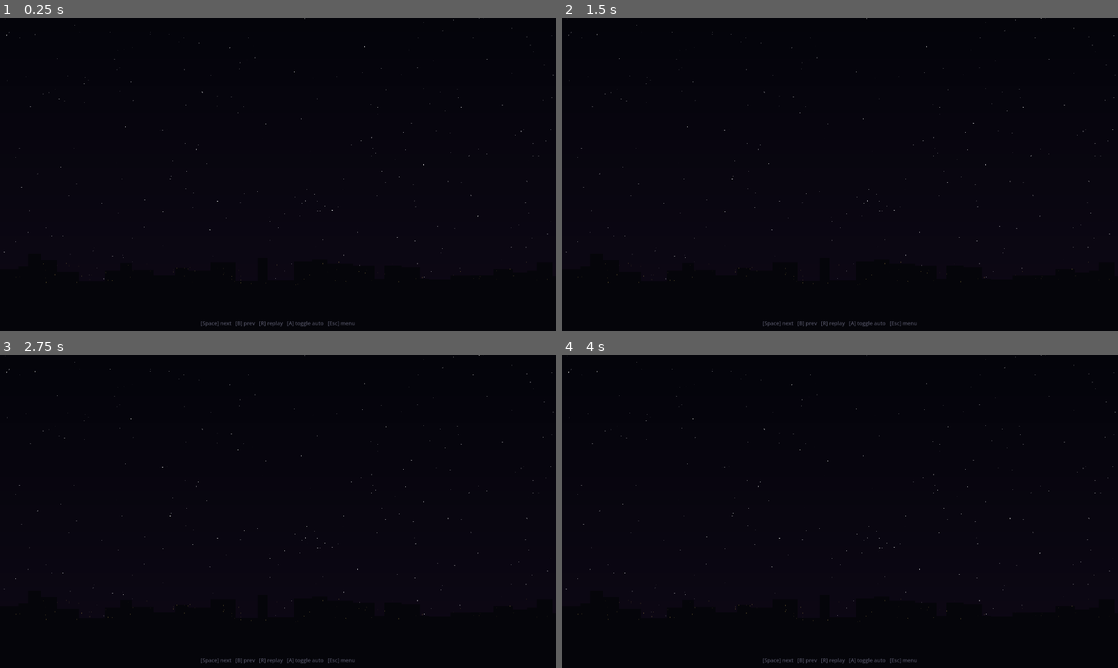
Above: before the commit, frames 1-4 (two rows, left to right).
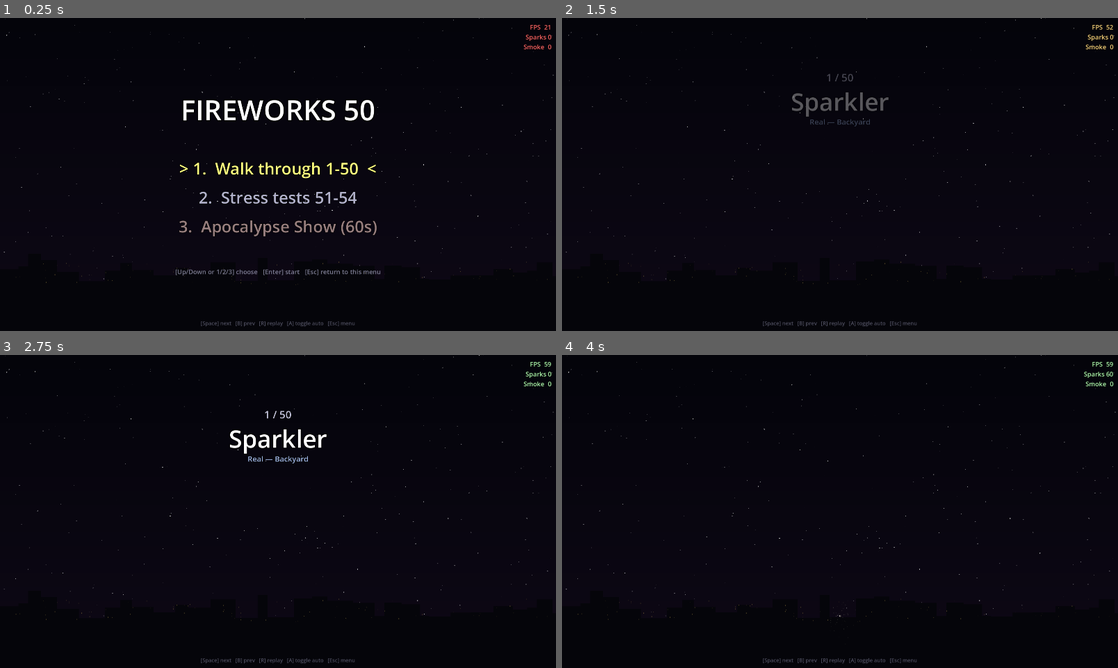
Above: after the commit, the same moments.

Repository: missingpagestudios/fireworks-demo
Game: Godot game, scene res://scenes/main.tscn
Two runs of this game, one before a commit and one after it. Both use one fixed random seed, a clock stepped at 60 frames per second and the inputs below.
Inputs:
- Up to frame 1 (0.25 s): no input
- Up to frame 2 (1.5 s): tap Enter at 0.5 s; hold Up 0.53-1.28 s; tap Space (next_firework) at 0.6 s; hold Down from 1.28 s (still down); tap B (prev_firework) at 1.35 s
- Up to frame 3 (2.75 s): tap Space (next_firework) at 2 s; release Down at 2.03 s; hold Up from 2.03 s (still down); tap R (replay_firework) at 2.1 s
- Up to frame 4 (4 s): tap Enter at 2.75 s; tap A (toggle_auto) at 2.85 s; tap Space (next_firework) at 3.5 s; release Up at 3.53 s; hold Down from 3.53 s (still down); tap 1 at 3.6 s

The runs differ from the first frame. In frame 1, 2.8% of the frame differs, in the area x 31-100%, y 2-83%; in frame 2, 0.6%; in frame 3, 0.7%; in frame 4, 0.1%.
Error before the commit: Parse Error: Cannot infer the type of "n" variable because the value doesn't have a set type. (res://scripts/firework_field.gd:916)

Commit message:
Fix type inference in trail emit (Dict access returns Variant)

Diff:
--- a/scripts/firework_field.gd
+++ b/scripts/firework_field.gd
@@ -910,13 +910,14 @@
 			var emit_interval: float = 1.0 / emit_rate
 			while p.emit_t >= emit_interval:
 				p.emit_t -= emit_interval
-				var v_len: float = p.vel.length()
-				var perp := Vector2(0, 0)
+				var v_vec: Vector2 = p.vel
+				var v_len: float = v_vec.length()
+				var perp: Vector2 = Vector2.ZERO
 				if v_len > 0.001:
-					var n := p.vel / v_len
+					var n: Vector2 = v_vec / v_len
 					perp = Vector2(-n.y, n.x)
 				var drift: float = p.emit_drift
-				var trail_v := perp * rng.randf_range(-drift, drift) - p.vel * rng.randf_range(0.02, 0.10)
+				var trail_v: Vector2 = perp * rng.randf_range(-drift, drift) - v_vec * rng.randf_range(0.02, 0.10)
 				spawn(p.pos + perp * rng.randf_range(-2.0, 2.0), trail_v, {
 					"color": p.emit_color,
 					"size": p.emit_size * rng.randf_range(0.7, 1.2),
